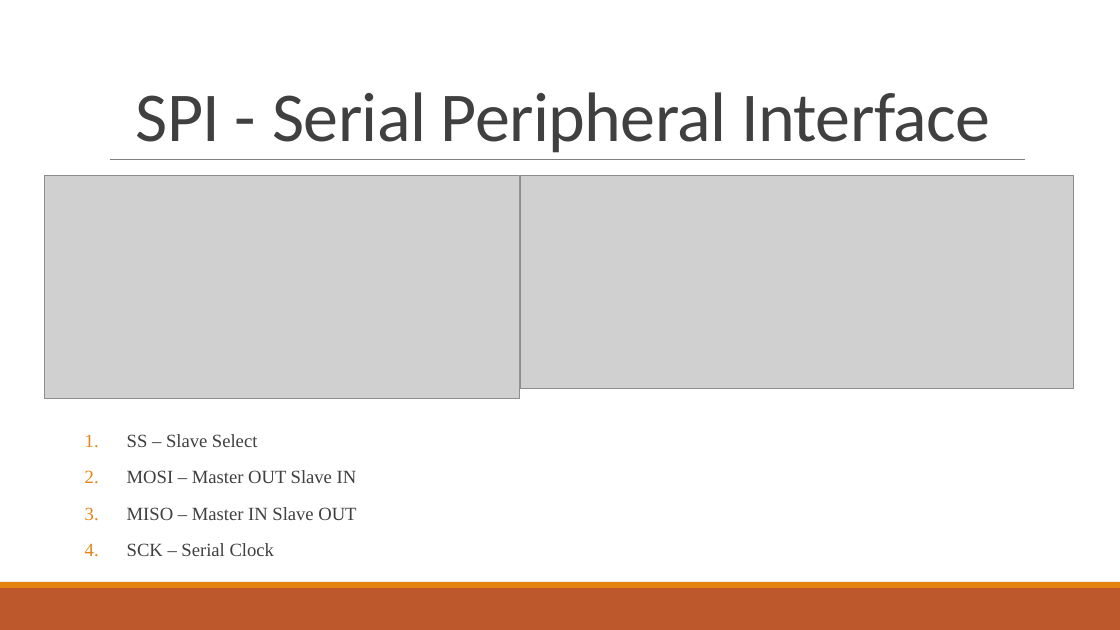
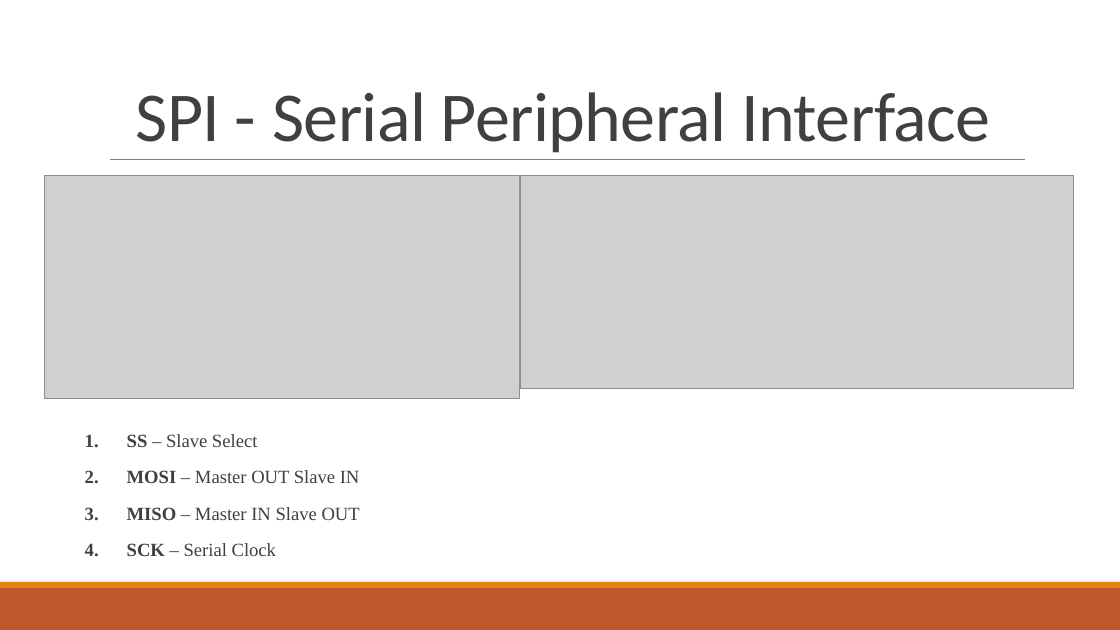
Before and after one commit to ramilabdullaev/diplom, a slide deck: slide 6 of ARamil.pptx. Drawn at 1120x630 pixels with LibreOffice and Linux fonts; fonts in the diff are those of the drawing; grey boxes stand for pictures. Boxes give left, top, right and bottom in pixels: in the first picture for what was removed or moved away, otherwise in the second. Text is boxed around its words. In the diff, an @@ line names an element or a change of style, - is before the commit and + after.

Commit message:
Update ARamil.pptx
added new style

```diff
--- a/ARamil.pptx
+++ b/ARamil.pptx
@@ text "SS – Slave Select" at (x1=127, y1=434, x2=360, y2=556): bold on in "SS", "MOSI", "MISO", "SCK" @@
```
Also in this commit, not shown: 4 other slides changed.
